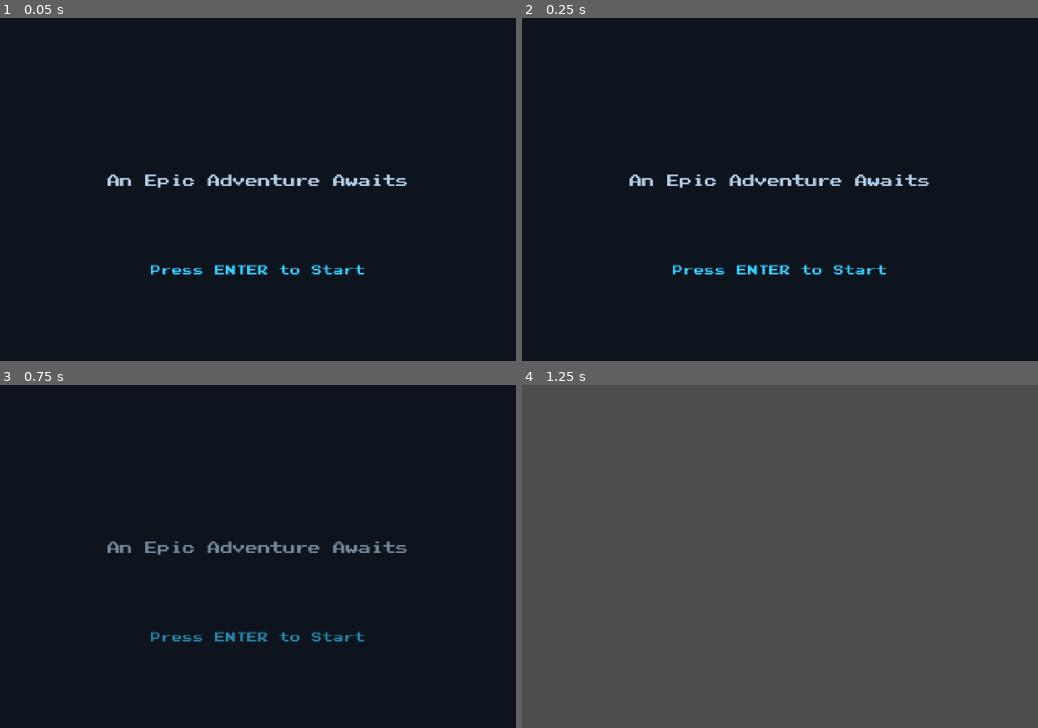
Above: before the commit, frames 1-4 (two rows, left to right).
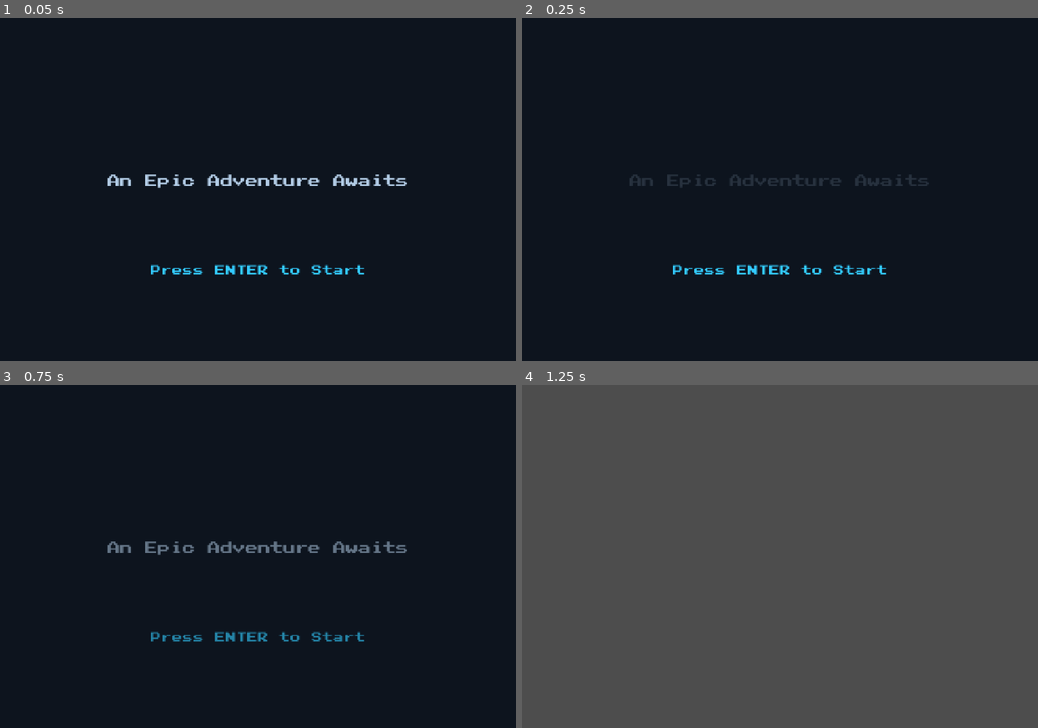
Above: after the commit, the same moments.

Repository: DoraTool/template-godot-game
Game: Godot game, scene res://scenes/title_screen.tscn
Two runs of this game, one before a commit and one after it. Both use one fixed random seed, a clock stepped at 60 frames per second and the inputs below.
Inputs:
- Up to frame 1 (0.05 s): no input
- Up to frame 2 (0.25 s): no input
- Up to frame 3 (0.75 s): tap Enter (ui_accept) at 0.5 s
- Up to frame 4 (1.25 s): tap Enter (ui_accept) at 0.77 s

Frame 1 is identical in both runs. In frame 2, 0.9% of the frame differs, in the area x 20-79%, y 45-50%; in frame 3, less than 0.1%; in frame 4, nothing differs.
Error before the commit: Invalid access to property or key 'modulate' on a base object of type 'null instance'. (res://scripts/scenes/title_screen.gd:24)

Commit message:
Update title_screen.gd

Diff:
--- a/scripts/scenes/title_screen.gd
+++ b/scripts/scenes/title_screen.gd
@@ -1,7 +1,6 @@
 extends Control
 ## Title Screen - Main menu for the game
 
-@onready var game_title: Label = $CenterContainer/VBoxContainer/GameTitle
 @onready var subtitle_label: Label = $CenterContainer/VBoxContainer/SubtitleLabel
 @onready var prompt_label: Label = $CenterContainer/VBoxContainer/PromptLabel
 @onready var blink_timer: Timer = $BlinkTimer
@@ -20,13 +19,6 @@
 
 func _play_title_animation() -> void:
 	"""Play entrance animation for title and subtitle"""
-	# Fade in title label
-	game_title.modulate.a = 0.0
-	var title_tween = create_tween()
-	title_tween.set_trans(Tween.TRANS_SINE)
-	title_tween.set_ease(Tween.EASE_OUT)
-	title_tween.tween_property(game_title, "modulate:a", 1.0, 0.5)
-
 	# Fade in subtitle with delay
 	await get_tree().create_timer(0.2).timeout
 	subtitle_label.modulate.a = 0.0
@@ -77,7 +69,6 @@
 	tween.set_ease(Tween.EASE_IN)
 
 	# Fade out all content
-	tween.tween_property(game_title, "modulate:a", 0.0, 0.4)
 	tween.tween_property(subtitle_label, "modulate:a", 0.0, 0.4)
 	tween.tween_property(prompt_label, "modulate:a", 0.0, 0.4)
 
